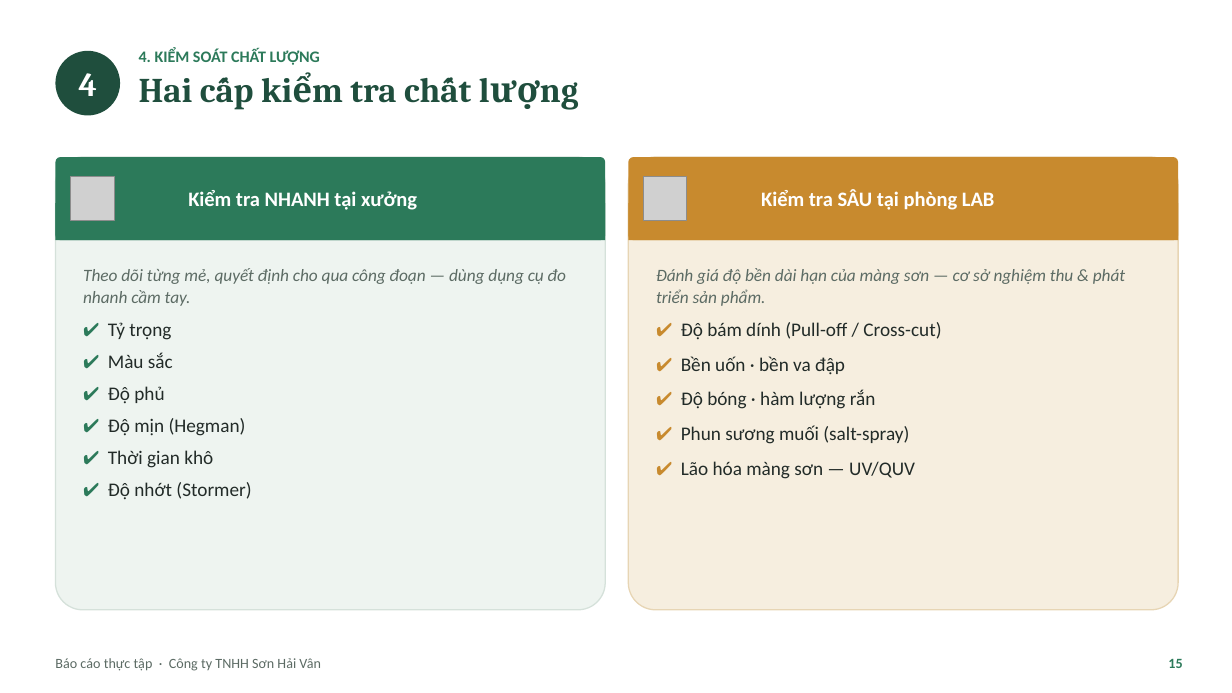
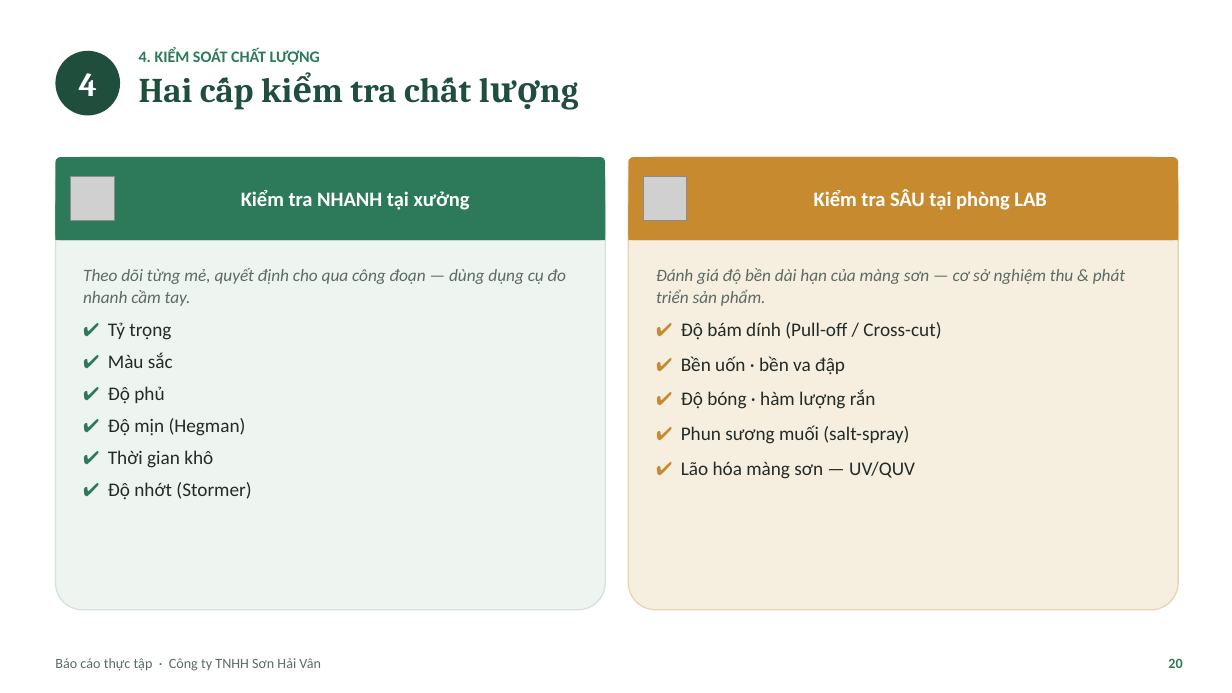
Before and after one commit to tranconcoder/pubic-resources, a slide deck: slide 20 of SuHeo/Báo cáo thực tập - Sơn Hải Vân.pptx (slide 15 before the commit). Drawn at 1232x693 pixels with LibreOffice and Linux fonts; fonts in the diff are those of the drawing; grey boxes stand for pictures. Boxes give left, top, right and bottom in pixels: in the first picture for what was removed or moved away, otherwise in the second. Text is boxed around its words. In the diff, an @@ line names an element or a change of style, - is before the commit and + after.

```diff
--- a/SuHeo/Báo cáo thực tập - Sơn Hải Vân.pptx
+++ b/SuHeo/Báo cáo thực tập - Sơn Hải Vân.pptx
@@ text "Kiểm tra NHANH tại xưởng": place and size @@
-text "Kiểm tra NHANH tại xưởng" at (188, 190, 417, 210)
+text "Kiểm tra NHANH tại xưởng" at (241, 190, 470, 210)
@@ text "Kiểm tra SÂU tại phòng ...": place and size @@
-text "Kiểm tra SÂU tại phòng ..." at (761, 189, 995, 210)
+text "Kiểm tra SÂU tại phòng ..." at (814, 189, 1047, 210)
@@ text at (1168, 658, 1182, 668): text changed @@
-15
+20
```
Also in this commit, not shown: 14 other slides changed, 6 slides added, 1 other file.
